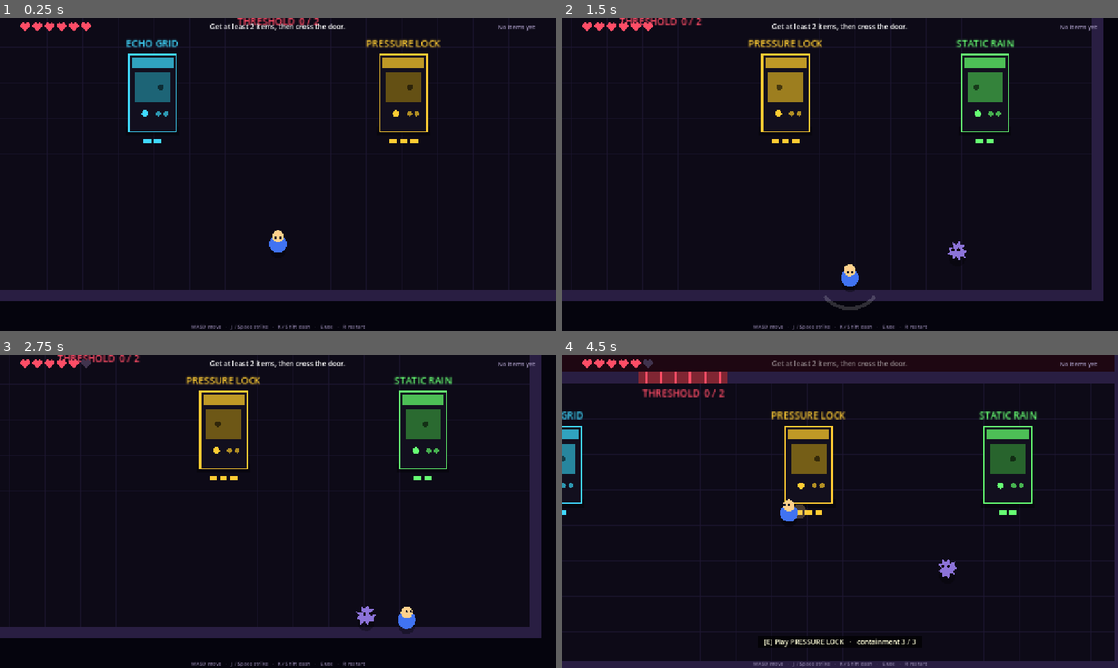
Above: before the commit, frames 1-4 (two rows, left to right).
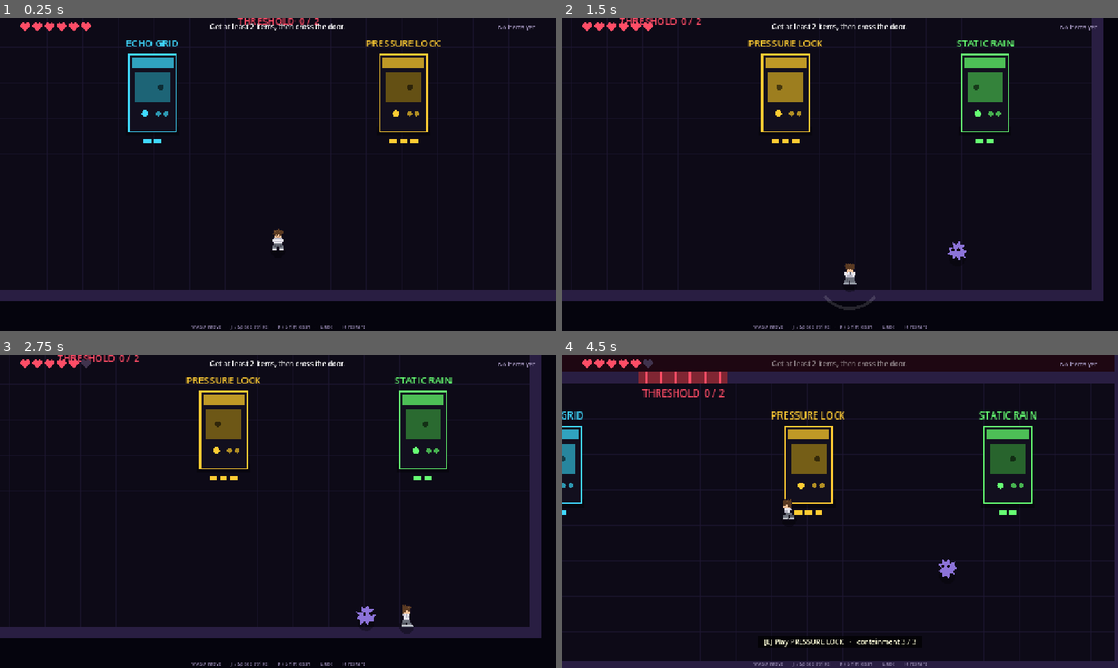
Above: after the commit, the same moments.

Repository: aaronjmagnan/billy-budget
Game: Godot game, scene res://scenes/main.tscn
Same seed, same stepped clock (60 frames per second), same inputs: the game is played once before the commit and once after it.
Inputs:
- Up to frame 1 (0.25 s): no input
- Up to frame 2 (1.5 s): tap Enter at 0.5 s; hold D (move_right) 0.53-1.28 s; hold J (strike) 0.53-1.28 s; tap K (dash) at 0.6 s; tap Space at 0.77 s; hold S (move_down) from 1.28 s (still down); tap J (strike) at 1.35 s
- Up to frame 3 (2.75 s): tap Space at 1.52 s; tap K (dash) at 1.55, 2.1 s; release S (move_down) at 2.03 s; hold D (move_right) from 2.03 s (still down); hold J (strike) from 2.03 s (still down)
- Up to frame 4 (4.5 s): release D (move_right) at 2.78 s; release J (strike) at 2.78 s; hold W (move_up) 2.78-3.53 s; tap E (interact) at 2.85 s; tap Space at 3.02, 3.77 s; tap K (dash) at 3.05 s; hold J (strike) 3.53-4.28 s; hold A (move_left) from 3.53 s (still down); tap Shift at 4.35 s

The runs differ from the first frame. In frame 1, 0.9% of the frame differs, in the area x 22-97%, y 0-100%; in frame 2, 0.9%; in frame 3, 0.9%; in frame 4, 1.2%, in the area x 0-97%, y 1-100%.

Commit message:
Add Bud, the hero, with real pixel art
- Bud's sprite sheets in three hoodies (white default, gray, black with
  white trim): idle with hands in pocket, walk in 4 directions, boxing
  guard when beasts are near, jab, ducking dash, hurt, knocked out
- tools/make_bud.py regenerates the sheets; artists can also redraw the
  PNGs by hand on the same 32x32 grid
- Outfit is selectable on the Player node in the Inspector
- Damage can now be fractional (items will hit for more or much less)
- Pixel art stays crisp when scaled
- Design doc: game title, Bud, outfits, pocket inventory, item damage

Co-Authored-By: Claude Opus 5.5 <noreply@anthropic.com>
Claude-Session: https://claude.ai/code/session_011MDSDF14aWgTEg5YwgS5FA

Diff:
--- a/project.godot
+++ b/project.godot
@@ -10,7 +10,7 @@
 
 [application]
 
-config/name="Billy Budget"
+config/name="Billy Budget's Cage Arcade"
 config/description="Stage 1 prototype: one arcade floor, four cabinets, one floor boss."
 run/main_scene="res://scenes/main.tscn"
 config/features=PackedStringArray("4.7", "Forward Plus")
@@ -30,4 +30,6 @@
 
 [rendering]
 
+textures/canvas_textures/default_texture_filter=0
+
 environment/defaults/default_clear_color=Color(0.02, 0.015, 0.05, 1)
--- a/scripts/beast.gd
+++ b/scripts/beast.gd
@@ -5,7 +5,7 @@
 
 signal defeated(beast: Beast)
 
-@export var max_hp := 3
+@export var max_hp := 3.0
 @export var speed := 90.0
 @export var color := Color(0.6, 0.45, 0.95)
 @export var hit_radius := 14.0
@@ -17,7 +17,7 @@
 var escaped_from: Cabinet = null
 var player: Player = null
 
-var hp := 3
+var hp := 3.0
 var dead := false
 var _knockback := Vector2.ZERO
 var _flash := 0.0
@@ -71,13 +71,13 @@
 	move_and_slide()
 
 
-func take_hit(damage: int, direction: Vector2) -> void:
+func take_hit(damage: float, direction: Vector2) -> void:
 	if dead or _spawn_t > 0.0:
 		return
 	hp -= damage
 	_flash = 0.1
 	_knockback = direction * 340.0
-	if hp <= 0:
+	if hp <= 0.0:
 		dead = true
 		remove_from_group("hittable")
 		remove_from_group("enemies")
--- a/scripts/boss.gd
+++ b/scripts/boss.gd
@@ -53,10 +53,10 @@
 	_attack_t = 1.4
 
 
-func take_hit(damage: int, _direction: Vector2) -> void:
+func take_hit(damage: float, _direction: Vector2) -> void:
 	if not active or dead:
 		return
-	hp -= float(damage) * damage_multiplier()
+	hp -= damage * damage_multiplier()
 	_flash = 0.12
 	if hp <= 0.0:
 		hp = 0.0
--- a/scripts/floor_level.gd
+++ b/scripts/floor_level.gd
@@ -220,7 +220,7 @@
 			show_message("Cracked %s. It only half works." % c.item_name, 3.0)
 		"raw":
 			boss.weaken_facet(c.facet_index, 1.0)
-			player.strike_damage += 1
+			player.strike_damage += 1.0
 			player.change_max_hearts(-1)
 			show_message("RAW %s: +1 strike damage, but -1 max heart." % c.item_name, 3.5)
 
@@ -231,8 +231,8 @@
 	if door_locked_behind:
 		spawn = Vector2(640, DIVIDER_Y - 40.0)  # it follows you into the arena
 	var beast := _spawn_beast(spawn, c)
-	beast.max_hp = 6
-	beast.hp = 6
+	beast.max_hp = 6.0
+	beast.hp = 6.0
 	show_message("The %s beast broke free! Beat it for a RAW item." % c.cabinet_name, 3.0)
 
 
@@ -253,14 +253,14 @@
 	if from_cabinet != null:
 		beast.escaped_from = from_cabinet
 		beast.color = from_cabinet.neon_color
-		beast.max_hp = 6
+		beast.max_hp = 6.0
 		beast.speed = 120.0
 		beast.hit_radius = 18.0
 		beast.always_hunting = true
 		beast.defeated.connect(_on_escaped_beast_defeated)
 	else:
 		beast.color = Color(0.55, 0.45, 0.85)
-		beast.max_hp = 2
+		beast.max_hp = 2.0
 		beast.speed = 85.0
 	add_child(beast)
 	return beast
--- a/scripts/hud.gd
+++ b/scripts/hud.gd
@@ -26,8 +26,8 @@
 	for i in p.max_hearts:
 		var c := Vector2(58.0 + float(i) * 28.0, 20.0)
 		_draw_heart(c, Color(1, 0.3, 0.4) if i < p.hearts else Color(0.25, 0.2, 0.3))
-	if p.strike_damage > 1:
-		draw_string(font, Vector2(58.0 + float(p.max_hearts) * 28.0, 26.0), "STRIKE x%d" % p.strike_damage, HORIZONTAL_ALIGNMENT_LEFT, -1, 14, Color(1, 0.8, 0.4))
+	if p.strike_damage != 1.0:
+		draw_string(font, Vector2(58.0 + float(p.max_hearts) * 28.0, 26.0), "STRIKE x%s" % str(snappedf(p.strike_damage, 0.1)), HORIZONTAL_ALIGNMENT_LEFT, -1, 14, Color(1, 0.8, 0.4))
 
 	# Items, top right
 	var x := vp.x - 48.0
--- a/scripts/player.gd
+++ b/scripts/player.gd
@@ -1,11 +1,14 @@
 class_name Player
 extends CharacterBody2D
-## The kid. Moves, dashes (brief invulnerability), and strikes in the facing direction.
-## Placeholder visuals are drawn in _draw(); swap in a sprite later without changing the logic.
+## Bud. Laid back until a beast shows up, then a boxer.
+## Moves, dashes (a ducking slip with brief invulnerability), and jabs in the facing direction.
+## Art comes from assets/sprites/characters/bud/bud_<outfit>.png (see tools/make_bud.py for the grid).
+## If that file is missing, a simple placeholder is drawn instead.
 
 signal hearts_changed
 signal died
 
+@export_enum("white", "gray", "black") var outfit := "white"
 @export var move_speed := 230.0
 @export var dash_speed_multiplier := 3.2
 @export var dash_time := 0.16
@@ -13,19 +16,46 @@
 @export var strike_cooldown := 0.35
 @export var strike_range := 58.0
 @export var invulnerable_time := 0.9
+## Bud drops into his boxing guard when a beast is this close.
+@export var guard_range := 230.0
+
+const SHEET_PATH := "res://assets/sprites/characters/bud/bud_%s.png"
+const FRAME := 32
+## name: [row, first column, frame count, fps, loops]. Must match tools/make_bud.py.
+const BUD_ANIMATIONS := {
+	"idle_down": [0, 0, 4, 3.0, true],
+	"walk_down": [1, 0, 4, 8.0, true],
+	"walk_up": [2, 0, 4, 8.0, true],
+	"walk_side": [3, 0, 4, 8.0, true],
+	"punch_down": [4, 0, 3, 18.0, false],
+	"punch_up": [5, 0, 3, 18.0, false],
+	"punch_side": [6, 0, 3, 18.0, false],
+	"dash_down": [7, 0, 1, 1.0, false],
+	"dash_up": [7, 1, 1, 1.0, false],
+	"dash_side": [7, 2, 1, 1.0, false],
+	"hurt": [7, 3, 1, 1.0, false],
+	"defeated": [8, 0, 1, 1.0, false],
+}
 
 var max_hearts := 6
 var hearts := 6
-var strike_damage := 1
+## Damage per jab. Can be fractional: items will hit for more or (much) less.
+var strike_damage := 1.0
 var facing := Vector2.DOWN
 var radius := 12.0
 var dead := false
 
+var _sprite: AnimatedSprite2D
 var _dash_t := 0.0
 var _dash_cd := 0.0
 var _strike_cd := 0.0
 var _swing_t := 0.0
+var _punch_t := 0.0
 var _invuln_t := 0.0
+
+
+func _ready() -> void:
+	_build_sprite()
 
 
 func _physics_process(delta: float) -> void:
@@ -33,10 +63,12 @@
 	_dash_cd = maxf(_dash_cd - delta, 0.0)
 	_strike_cd = maxf(_strike_cd - delta, 0.0)
 	_swing_t = maxf(_swing_t - delta, 0.0)
+	_punch_t = maxf(_punch_t - delta, 0.0)
 	_invuln_t = maxf(_invuln_t - delta, 0.0)
 	queue_redraw()
 	if dead:
 		velocity = Vector2.ZERO
+		_update_animation()
 		return
 
 	var input := Input.get_vector("move_left", "move_right", "move_up", "move_down")
@@ -56,6 +88,7 @@
 
 	if Input.is_action_just_pressed("strike") and _strike_cd <= 0.0:
 		_strike()
+	_update_animation()
 
 
 func is_dashing() -> bool:
@@ -65,6 +98,9 @@
 func _strike() -> void:
 	_strike_cd = strike_cooldown
 	_swing_t = 0.14
+	_punch_t = 0.17
+	if _sprite != null:
+		_sprite.play("punch_" + _dir_name())
 	for target in get_tree().get_nodes_in_group("hittable"):
 		if not is_instance_valid(target):
 			continue
@@ -97,25 +133,99 @@
 	hearts_changed.emit()
 
 
+# --- Animation -------------------------------------------------------------
+
+func _build_sprite() -> void:
+	var path := SHEET_PATH % outfit
+	if not ResourceLoader.exists(path):
+		return
+	var sheet: Texture2D = load(path)
+	var frames := SpriteFrames.new()
+	frames.remove_animation("default")
+	for anim: String in BUD_ANIMATIONS:
+		var spec: Array = BUD_ANIMATIONS[anim]
+		frames.add_animation(anim)
+		frames.set_animation_speed(anim, spec[3])
+		frames.set_animation_loop(anim, spec[4])
+		for i in int(spec[2]):
+			var atlas := AtlasTexture.new()
+			atlas.atlas = sheet
+			atlas.region = Rect2((int(spec[1]) + i) * FRAME, int(spec[0]) * FRAME, FRAME, FRAME)
+			frames.add_frame(anim, atlas)
+	_sprite = AnimatedSprite2D.new()
+	_sprite.sprite_frames = frames
+	_sprite.texture_filter = CanvasItem.TEXTURE_FILTER_NEAREST
+	_sprite.position = Vector2(0, -4)  # feet sit just below the collision circle's center
+	add_child(_sprite)
+	_sprite.play("idle_down")
+
+
+func _dir_name() -> String:
+	if absf(facing.x) > absf(facing.y) * 1.1:
+		return "side"
+	return "down" if facing.y >= 0.0 else "up"
+
+
+func _threat_nearby() -> bool:
+	for e in get_tree().get_nodes_in_group("hittable"):
+		if not is_instance_valid(e):
+			continue
+		if e is Boss and not e.active:
+			continue
+		if global_position.distance_to(e.global_position) < guard_range:
+			return true
+	return false
+
+
+func _show(anim: String, paused_frame := -1) -> void:
+	if paused_frame >= 0:
+		_sprite.animation = anim
+		_sprite.frame = paused_frame
+		_sprite.pause()
+	elif _sprite.animation != anim or not _sprite.is_playing():
+		_sprite.play(anim)
+
+
+func _update_animation() -> void:
+	if _sprite == null:
+		return
+	var dir := _dir_name()
+	_sprite.flip_h = dir == "side" and facing.x < 0.0
+	var blink := _invuln_t > 0.0 and not dead and int(_invuln_t * 20.0) % 2 == 0
+	_sprite.modulate.a = 0.4 if blink else 1.0
+
+	if dead:
+		_sprite.flip_h = false
+		_show("defeated", 0)
+	elif _invuln_t > invulnerable_time - 0.25:
+		_show("hurt", 0)
+	elif _punch_t > 0.0:
+		pass  # let the jab play out
+	elif is_dashing():
+		_show("dash_" + dir, 0)
+	elif velocity.length() > 5.0:
+		_show("walk_" + dir)
+	elif _threat_nearby():
+		_show("punch_" + dir, 0)  # boxing guard
+	elif dir == "down":
+		_show("idle_down")
+	else:
+		_show("walk_" + dir, 0)
+
+
 func _draw() -> void:
-	var blink := _invuln_t > 0.0 and int(_invuln_t * 20.0) % 2 == 0
-	var body_color := Color(1.0, 0.82, 0.55) if not dead else Color(0.35, 0.3, 0.3)
-	if blink:
-		body_color.a = 0.35
 	# Shadow
-	draw_circle(Vector2(0, 10), 11.0, Color(0, 0, 0, 0.35))
-	# Dash trail
-	if is_dashing():
-		draw_circle(-facing * 14.0, radius * 0.8, Color(1, 0.82, 0.55, 0.25))
-	# Body (hoodie) and head
-	draw_circle(Vector2(0, 2), radius, Color(0.25, 0.45, 0.95, body_color.a))
-	draw_circle(Vector2(0, -8), 8.0, body_color)
-	# Eyes look where the kid faces
-	var eye_offset := facing * 3.0
-	draw_circle(Vector2(-3, -9) + eye_offset, 1.6, Color(0.1, 0.1, 0.15, body_color.a))
-	draw_circle(Vector2(3, -9) + eye_offset, 1.6, Color(0.1, 0.1, 0.15, body_color.a))
-	# Strike swing
+	draw_circle(Vector2(0, 11), 10.0, Color(0, 0, 0, 0.35))
+	if _sprite == null:
+		_draw_placeholder()
+	# Jab arc
 	if _swing_t > 0.0:
 		var a := facing.angle()
 		var alpha := _swing_t / 0.14
-		draw_arc(Vector2.ZERO, strike_range * 0.75, a - 0.9, a + 0.9, 16, Color(1, 1, 1, alpha), 5.0)
+		draw_arc(Vector2.ZERO, strike_range * 0.75, a - 0.9, a + 0.9, 16, Color(1, 1, 1, alpha * 0.8), 4.0)
+
+
+func _draw_placeholder() -> void:
+	var c := Color(1.0, 0.82, 0.55) if not dead else Color(0.35, 0.3, 0.3)
+	draw_circle(Vector2(0, 2), radius, Color(0.9, 0.9, 0.95))
+	draw_circle(Vector2(0, -8), 8.0, c)
--- a/tests/smoke_test.gd
+++ b/tests/smoke_test.gd
@@ -62,6 +62,16 @@
 	var echo: Cabinet = level.get_node("EchoGrid")
 	var lock: Cabinet = level.get_node("PressureLock")
 	var player: Player = level.player
+	check(player._sprite != null, "Bud's sprite sheet loaded")
+	check(player._sprite.sprite_frames.get_animation_names().size() == Player.BUD_ANIMATIONS.size(), "all of Bud's animations built")
+	var wisp: Beast = null
+	for e in level.get_tree().get_nodes_in_group("enemies"):
+		if e is Beast and e.escaped_from == null:
+			wisp = e
+	if wisp != null:
+		var hp_before := wisp.hp
+		wisp.take_hit(0.1, Vector2.RIGHT)  # a paper-weak hit
+		check(is_equal_approx(wisp.hp, hp_before - 0.1), "fractional damage lands (0.1)")
 
 	# Each mini-game type runs to completion on its own (no input = a loss).
 	await play_cabinet(level, beat, -1)
Binary file added: assets/sprites/characters/bud/bud_black.png
Not shown, added: assets/sprites/characters/bud/bud_black.png.import
Binary file added: assets/sprites/characters/bud/bud_gray.png
Not shown, added: assets/sprites/characters/bud/bud_gray.png.import
Binary file added: assets/sprites/characters/bud/bud_white.png
Not shown, added: assets/sprites/characters/bud/bud_white.png.import
Not shown, changed: DESIGN.md
Not shown, changed: README.md
Not shown, added: tools/make_bud.py
